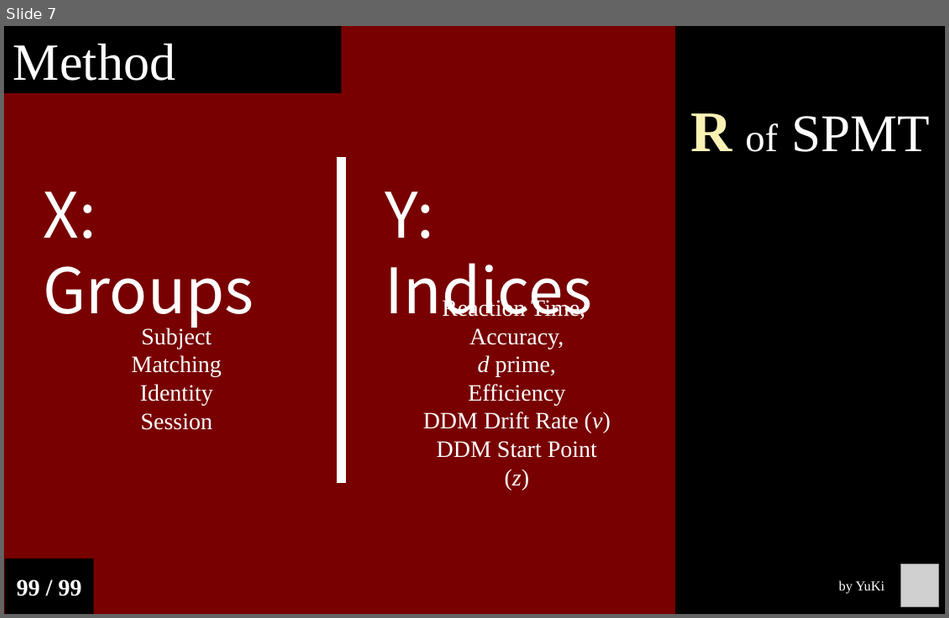
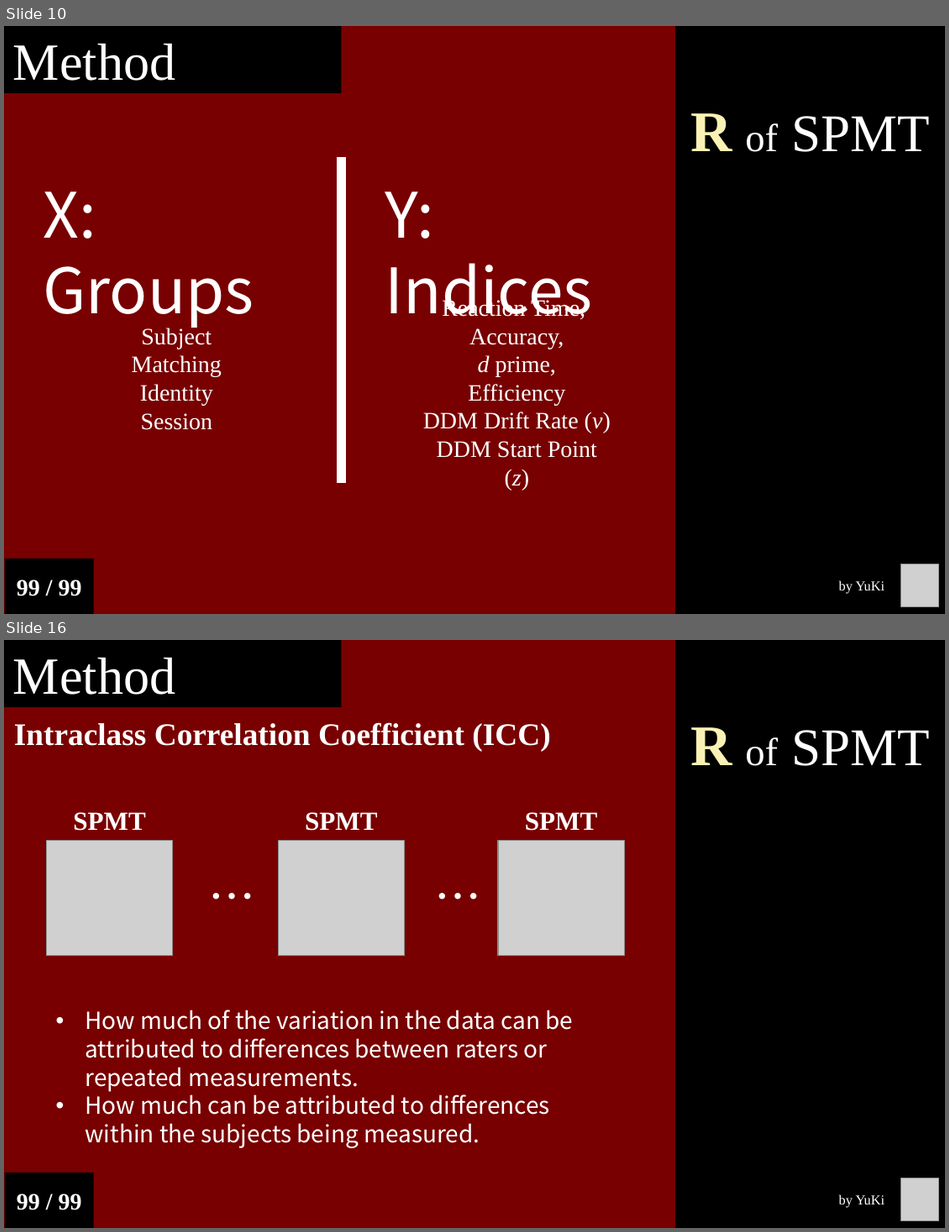
Before and after one commit to Chuan-Peng-Lab/ReliabilitySPE, a slide deck: 6_Reports/6_2_Phase_2/End_Semester_Report.pptx. Shown one above the other, each under a label of ours: slide 7 before the commit, slides 10 and 16 after it; the slides between them are not shown. The pictures are 949x618 and 949x1232 pixels, drawn with LibreOffice and Linux fonts; fonts in the diff are those of the drawing; grey boxes stand for pictures. Boxes give left, top, right and bottom in pixels: in the first picture for what was removed or moved away, otherwise in the second. Text is boxed around its words. In the diff, an @@ line names an element or a change of style, - is before the commit and + after.

```diff
--- a/6_Reports/6_2_Phase_2/End_Semester_Report.pptx
+++ b/6_Reports/6_2_Phase_2/End_Semester_Report.pptx
@@ slide 16 added at [4,640,945,1228], background #780000 @@
@@ rectangle added at [4,640,341,707], fill #000000, 40 pt, text #FFFFFF @@
+Method
@@ rectangle added at [675,640,945,1228], fill #000000, 40.5 pt, text #FFFFFF @@
+R of SPMT
@@ text added at [14,722,550,751], 24 pt, text #FFFFFF, bold @@
+Intraclass Correlation Coefficient (ICC)
@@ text added at [73,812,145,831], 20 pt, text #FFFFFF, bold @@
+SPMT
@@ text added at [305,812,377,831], 20 pt, text #FFFFFF, bold @@
+SPMT
@@ text added at [525,812,597,831], 20 pt, text #FFFFFF, bold @@
+SPMT
@@ picture added at [46,841,172,955] @@
@@ picture added at [278,841,404,955] @@
@@ picture added at [498,841,624,955] @@
@@ text added at [200,862,243,929], 36 pt, text #FFFFFF @@
+…
@@ text added at [426,862,469,929], 36 pt, text #FFFFFF @@
+…
@@ text added at [85,1010,574,1148], 18 pt, text #FFFFFF @@
+• How much of the variation in the data can be attributed to differences between raters or repeated measurements.
+• How much can be attributed to differences within the subjects being measured.
@@ rectangle added at [5,1173,93,1228], fill #000000, 18 pt, text #FFFFFF, bold @@
+99 / 99
@@ picture added at [900,1178,938,1220] @@
@@ text added at [839,1194,885,1208], 10.5 pt, text #FFFFFF @@
+by YuKi
@@ what was slide 7 is now slide 10 @@
```
Also in this commit, not shown: 2 slides changed, 23 other slides added, 3 other files.
